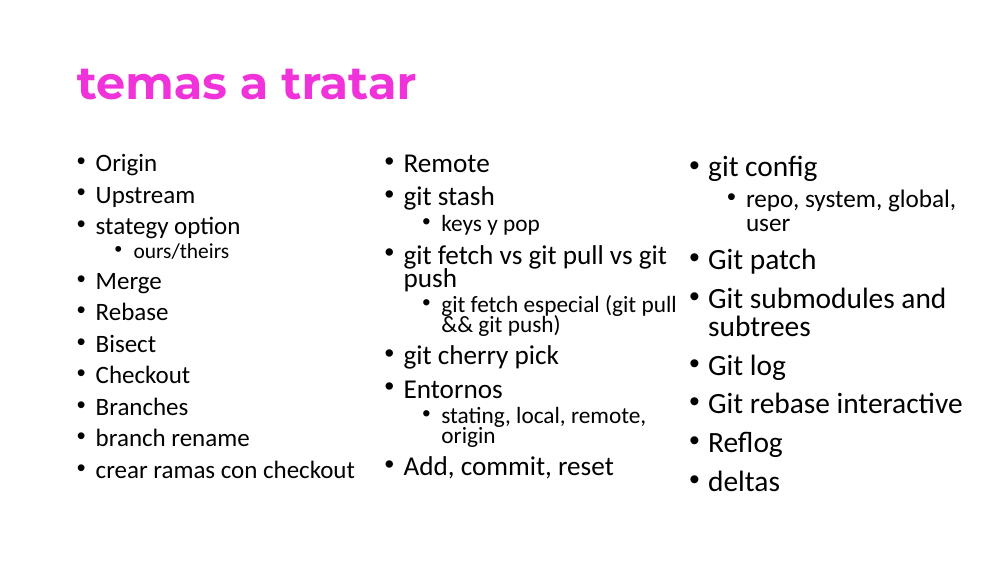
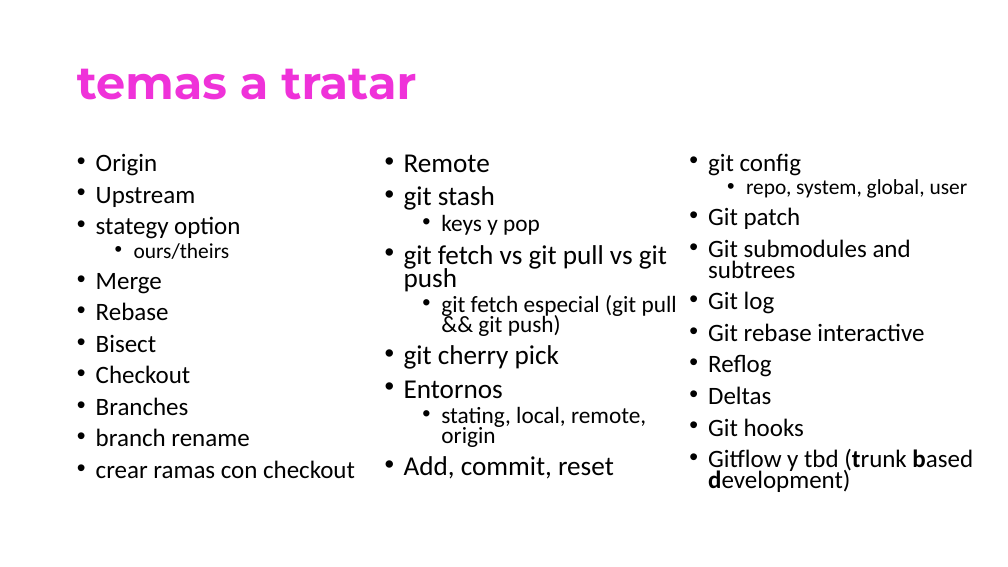
Before and after one commit to jofaval/talks-about, a slide deck: slide 7 of simplifying-git/fear-the-cli-no-more/simplifying-git-fear-the-cli-no-more.slides.es.pptx. Drawn at 1008x567 pixels with LibreOffice and Linux fonts; fonts in the diff are those of the drawing. Boxes give left, top, right and bottom in pixels: in the first picture for what was removed or moved away, otherwise in the second. Text is boxed around its words. In the diff, an @@ line names an element or a change of style, - is before the commit and + after.

```diff
--- a/simplifying-git/fear-the-cli-no-more/simplifying-git-fear-the-cli-no-more.slides.es.pptx
+++ b/simplifying-git/fear-the-cli-no-more/simplifying-git-fear-the-cli-no-more.slides.es.pptx
@@ text at box(708, 153, 968, 377): size 28 to 23.8 pt in "git config", "Git patch", "Git submodules and subtrees", "Git log" and 2 more places; size 24 to 20.4 pt in "repo, system, global, user"; line spacing 0.8 to 0.7 @@
@@ text at box(708, 386, 973, 492): text changed; size 28 to 23.8 pt @@
-• deltas
+• Deltas
+• Git hooks
+• Gitflow y tbd (trunk based development)
```
Also in this commit, not shown: 11 other slides changed, 11 slides added, 1 other file.
